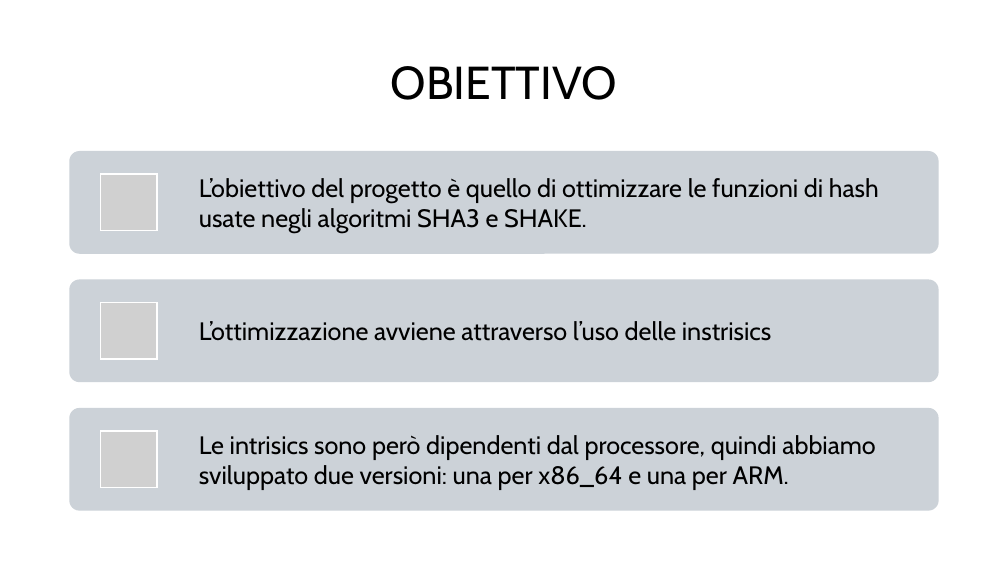
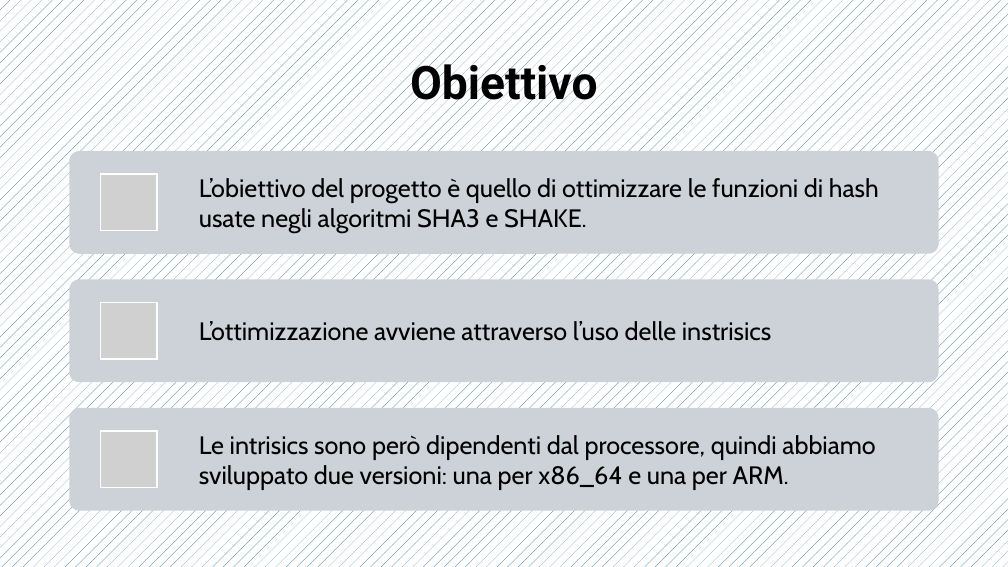
Before and after one commit to Ago19pc/keccak, a slide deck: slide 2 of PRESENTAZIONE.pptx. Drawn at 1008x567 pixels with LibreOffice and Linux fonts; fonts in the diff are those of the drawing; grey boxes stand for pictures. Boxes give left, top, right and bottom in pixels: in the first picture for what was removed or moved away, otherwise in the second. Text is boxed around its words. In the diff, an @@ line names an element or a change of style, - is before the commit and + after.

```diff
--- a/PRESENTAZIONE.pptx
+++ b/PRESENTAZIONE.pptx
@@ background #FFFFFF to pattern #156082 on #FFFFFF @@
@@ title at box(410, 58, 598, 111): text changed; font Cabin to Roboto; bold on @@
-OBIETTIVO
+Obiettivo
```
Also in this commit, not shown: 4 other slides changed, 1 slide added, 1 slide removed, 2 other files.
